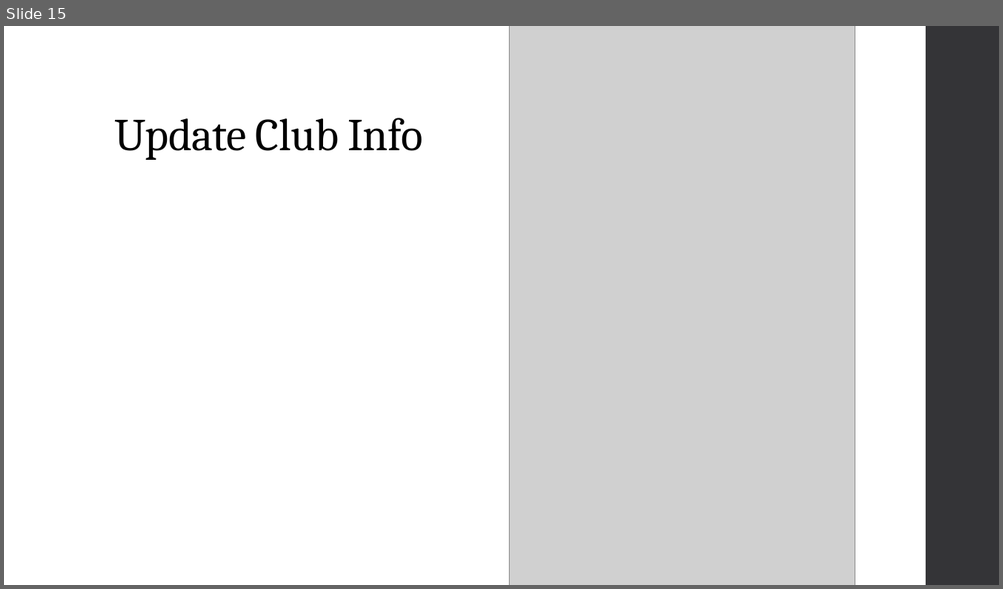
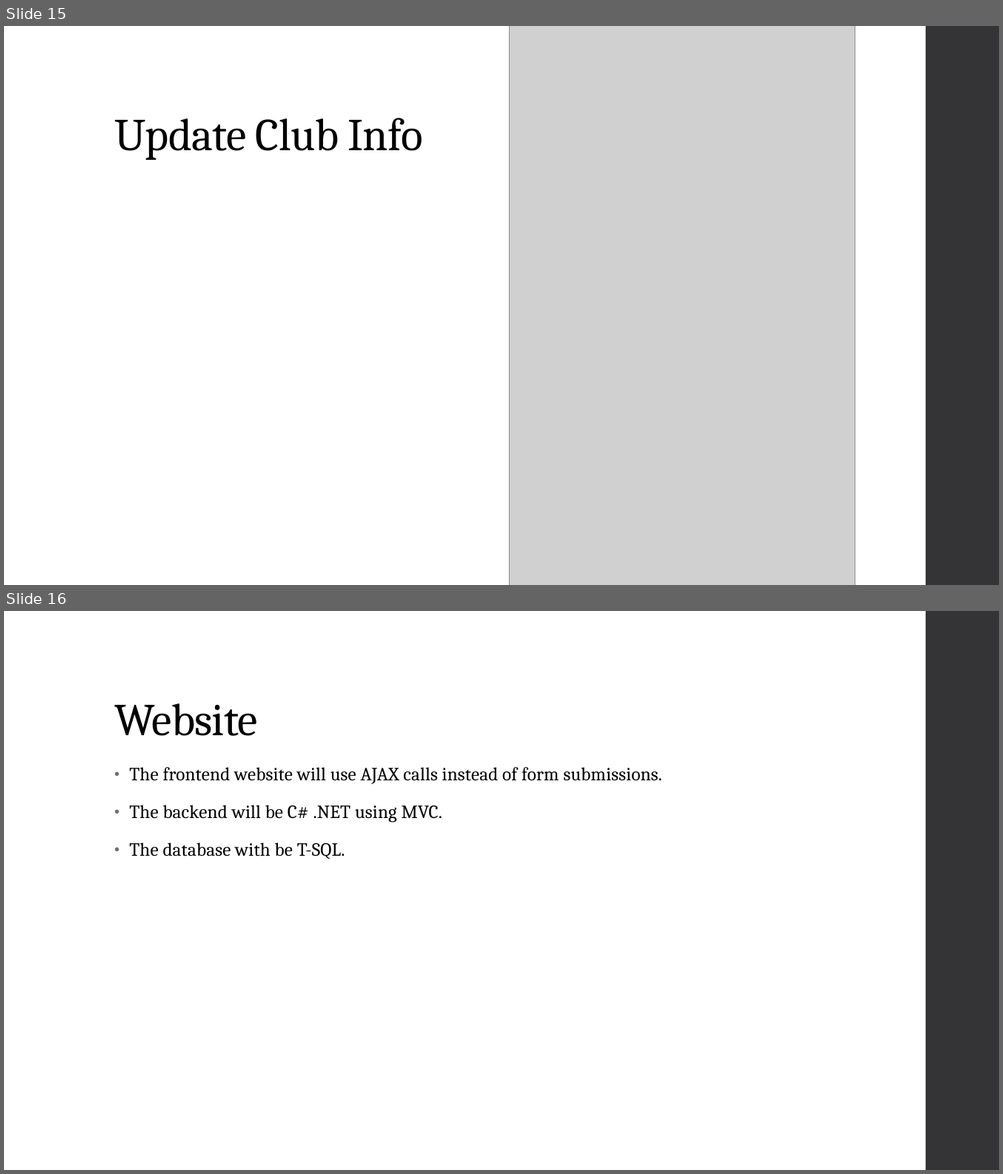
Before and after one commit to amgabriel45/CS495ClubStuff, a slide deck: Crimson Clubs (Requirements).pptx. Shown one above the other, each under a label of ours: slide 15 before the commit, slides 15 and 16 after it. The pictures are 1003x589 and 1003x1174 pixels, drawn with LibreOffice and Linux fonts; fonts in the diff are those of the drawing; grey boxes stand for pictures. Boxes give left, top, right and bottom in pixels: in the first picture for what was removed or moved away, otherwise in the second. Text is boxed around its words. In the diff, an @@ line names an element or a change of style, - is before the commit and + after.

Commit message:
Added website to presentation

```diff
--- a/Crimson Clubs (Requirements).pptx
+++ b/Crimson Clubs (Requirements).pptx
@@ slide 16 added at bbox=[4, 611, 999, 1170], background #FFFFFF; not listed: 1 template element that a slide beside it also shows @@
@@ title added at bbox=[114, 703, 258, 736], 44 pt, text #000000 @@
+Website
@@ text added at bbox=[129, 767, 663, 860], 18 pt, text #000000 @@
+• The frontend website will use AJAX calls instead of form submissions.
+• The backend will be C# .NET using MVC.
+• The database with be T-SQL.
```
